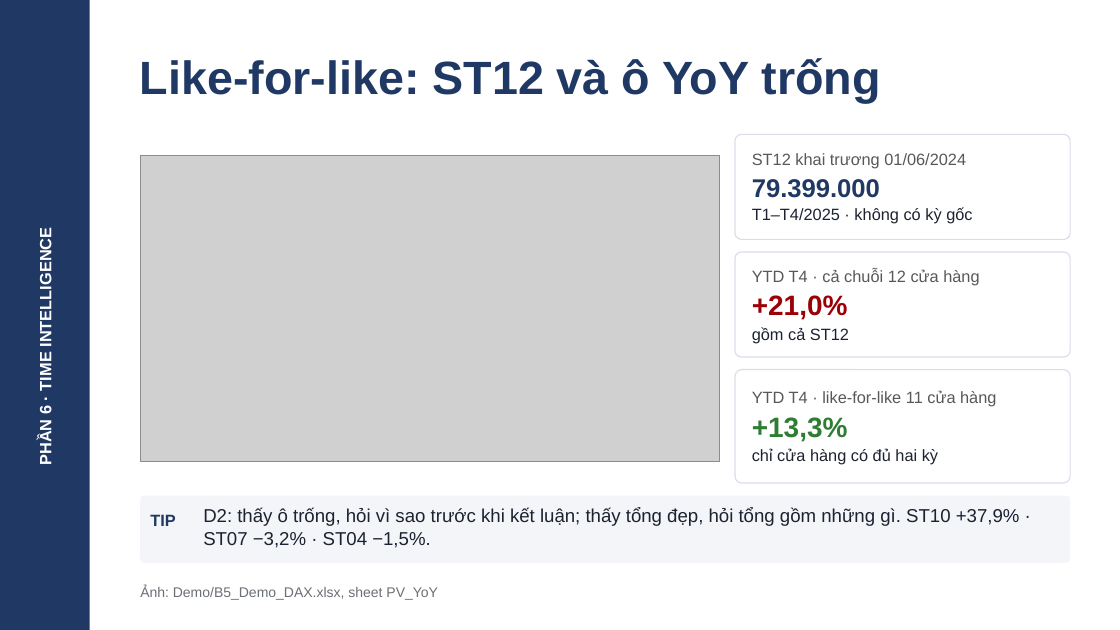
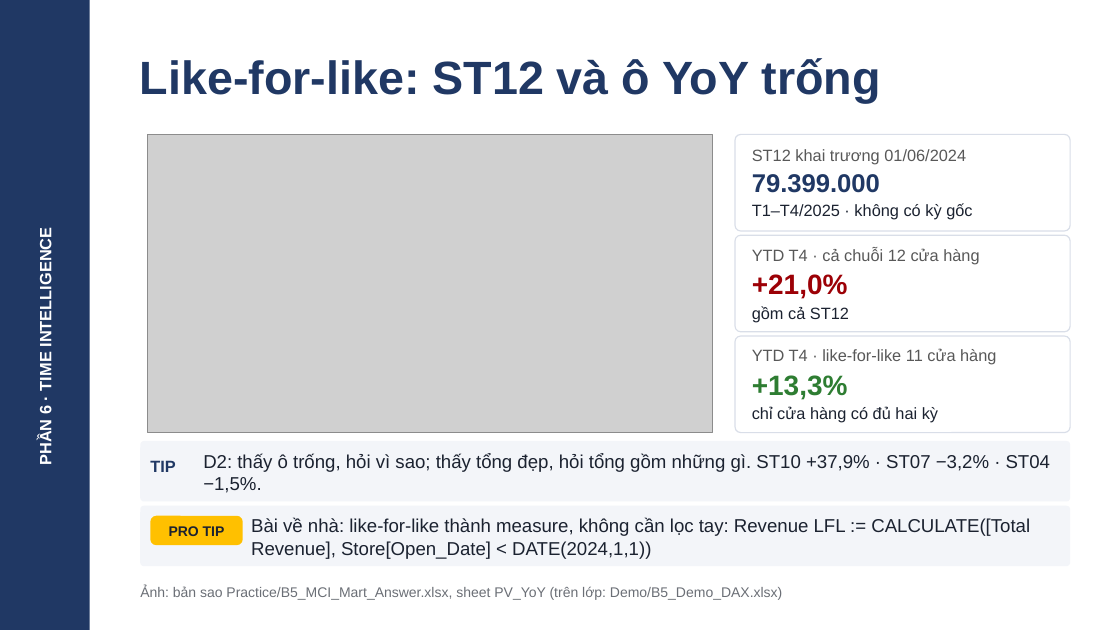
Before and after one commit to lenhan555/mci-excel, a slide deck: slide 28 of 1_Sessions/B5_Data_Model_DAX/Slide_B5.pptx. Drawn at 1120x630 pixels with LibreOffice and Linux fonts; fonts in the diff are those of the drawing; grey boxes stand for pictures. Boxes give left, top, right and bottom in pixels: in the first picture for what was removed or moved away, otherwise in the second. Text is boxed around its words. In the diff, an @@ line names an element or a change of style, - is before the commit and + after.

```diff
--- a/1_Sessions/B5_Data_Model_DAX/Slide_B5.pptx
+++ b/1_Sessions/B5_Data_Model_DAX/Slide_B5.pptx
@@ picture: place and size @@
-picture at <box>140,156,720,462</box>
+picture at <box>147,134,712,433</box>
@@ rounded rectangle: place and size @@
-rounded rectangle at <box>735,134,1070,239</box>
+rounded rectangle at <box>735,134,1070,231</box>
@@ text "ST12 khai trương 01/06/2024": place and size @@
-text "ST12 khai trương 01/06/2024" at <box>752,153,972,224</box>
+text "ST12 khai trương 01/06/2024" at <box>752,149,972,220</box>
@@ rounded rectangle: place and size @@
-rounded rectangle at <box>735,252,1070,357</box>
+rounded rectangle at <box>735,235,1070,332</box>
@@ text "YTD T4 · cả chuỗi ...": place and size @@
-text "YTD T4 · cả chuỗi ..." at <box>752,268,979,343</box>
+text "YTD T4 · cả chuỗi ..." at <box>752,247,979,322</box>
@@ rounded rectangle: place and size @@
-rounded rectangle at <box>735,370,1070,483</box>
+rounded rectangle at <box>735,336,1070,433</box>
@@ text "YTD T4 · like-for-like 11 ...": place and size @@
-text "YTD T4 · like-for-like 11 ..." at <box>752,390,996,465</box>
+text "YTD T4 · like-for-like 11 ..." at <box>752,348,996,423</box>
@@ rounded rectangle: place and size @@
-rounded rectangle at <box>140,496,1070,563</box>
+rounded rectangle at <box>140,441,1070,502</box>
@@ text "TIP": place and size @@
-text "TIP" at <box>150,514,175,526</box>
+text "TIP" at <box>150,460,175,472</box>
@@ text at <box>203,453,1050,493</box>: text changed @@
-D2: thấy ô trống, hỏi vì sao trước khi kết luận; thấy tổng đẹp, hỏi tổng gồm những gì. ST10 +37,9% · ST07 −3,2% · ST04 −1,5%.
+D2: thấy ô trống, hỏi vì sao; thấy tổng đẹp, hỏi tổng gồm những gì. ST10 +37,9% · ST07 −3,2% · ST04 −1,5%.
@@ rounded rectangle added at <box>140,506,1070,566</box>, fill #F3F5F9 @@
@@ rounded rectangle added at <box>150,516,243,545</box>, fill #FFC000, 12 pt, text #1B2230, bold @@
+PRO TIP
@@ text added at <box>251,518,1030,559</box>, 16 pt, text #1B2230 @@
+Bài về nhà: like-for-like thành measure, không cần lọc tay: Revenue LFL := CALCULATE([Total Revenue], Store[Open_Date] < DATE(2024,1,1))
@@ text at <box>140,586,782,600</box>: text changed @@
-Ảnh: Demo/B5_Demo_DAX.xlsx, sheet PV_YoY
+Ảnh: bản sao Practice/B5_MCI_Mart_Answer.xlsx, sheet PV_YoY (trên lớp: Demo/B5_Demo_DAX.xlsx)
```
Also in this commit, not shown: 26 other slides changed, 19 other files.
